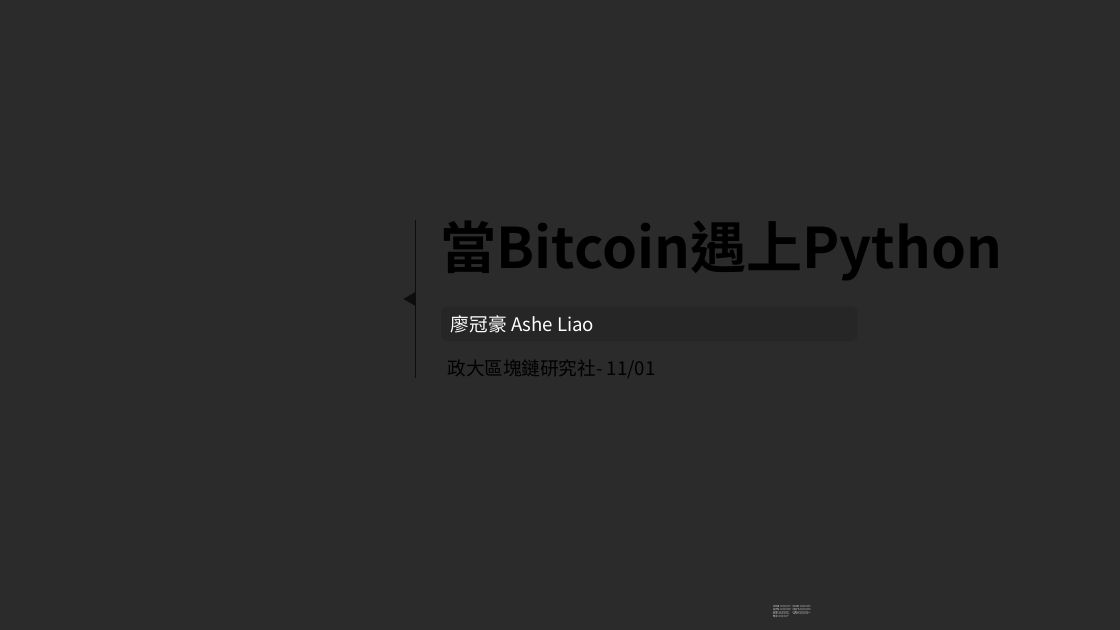
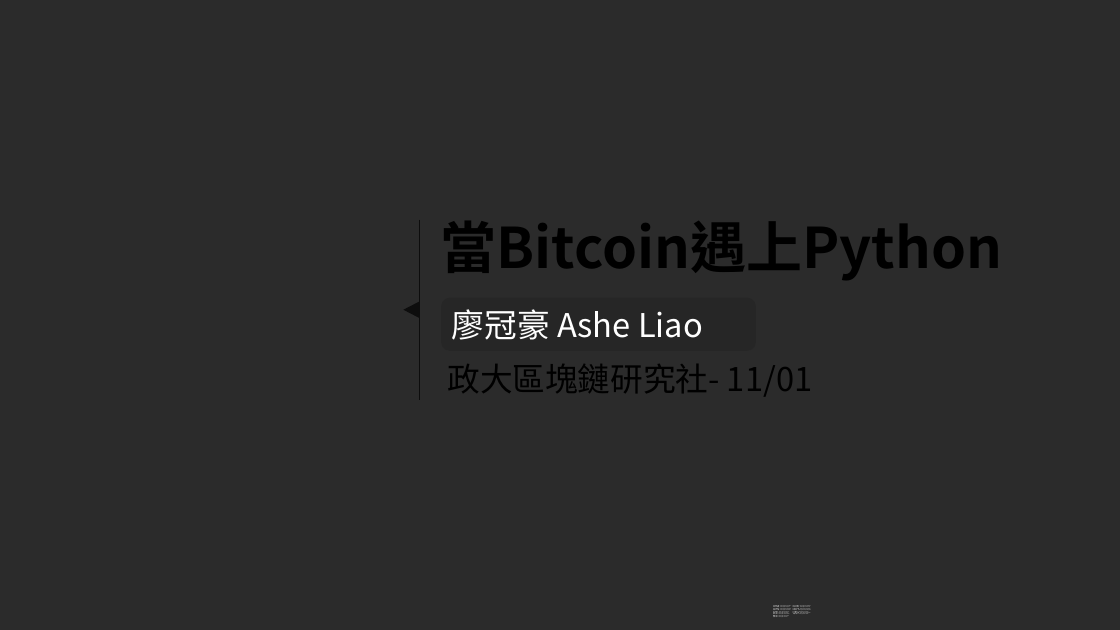
Before and after one commit to asheliao/BitcoinCrawler, a slide deck: slide 1 of 政大ppt.pptx. Drawn at 1120x630 pixels with LibreOffice and Linux fonts; fonts in the diff are those of the drawing; background and template pictures are left out; a plain dark background stands for a picture behind light text. Boxes give left, top, right and bottom in pixels: in the first picture for what was removed or moved away, otherwise in the second. Text is boxed around its words. In the diff, an @@ line names an element or a change of style, - is before the commit and + after.

```diff
--- a/政大ppt.pptx
+++ b/政大ppt.pptx
@@ line moved from (416, 220) - (416, 378) to (419, 220) - (419, 400) @@
@@ text "廖冠豪 Ashe Liao" at bbox=[452, 309, 703, 340]: size 16 to 28 pt @@
@@ triangle: place and size @@
-triangle at bbox=[403, 292, 416, 307]
+triangle at bbox=[404, 301, 419, 317]
@@ text "政大區塊鏈研究社- 11/01" at bbox=[447, 364, 812, 396]: size 16 to 28 pt @@
```
Also in this commit, not shown: 19 other slides changed, 3 slides added, 1 other file.
